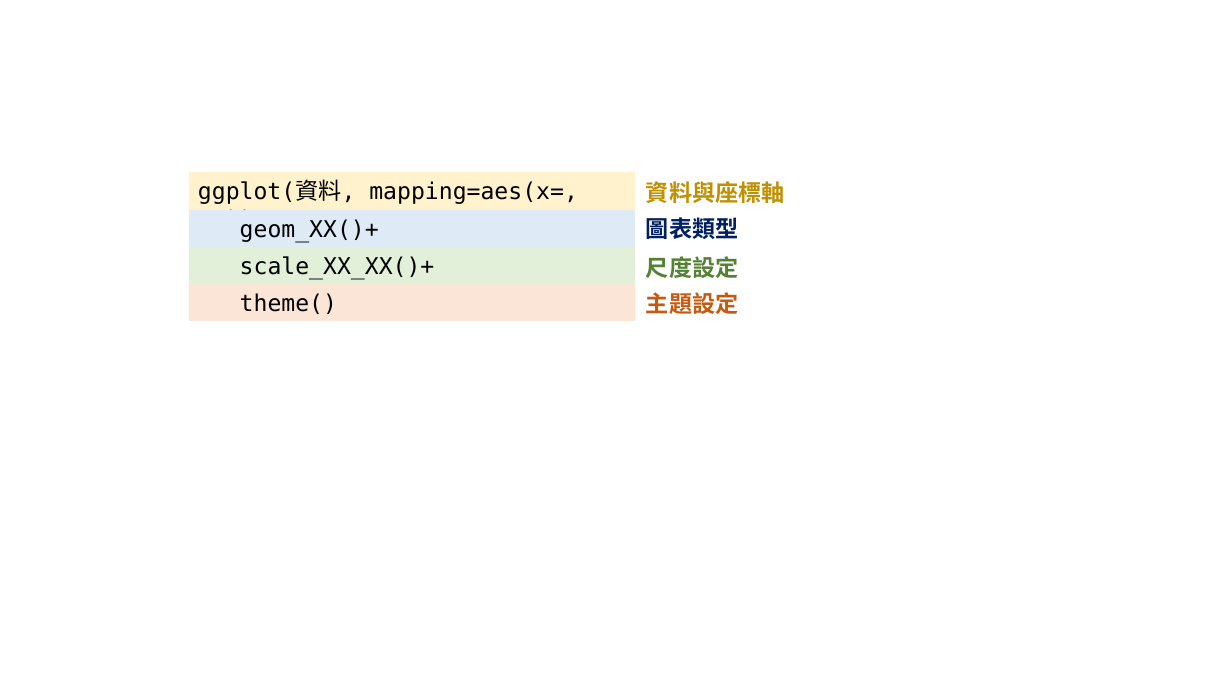
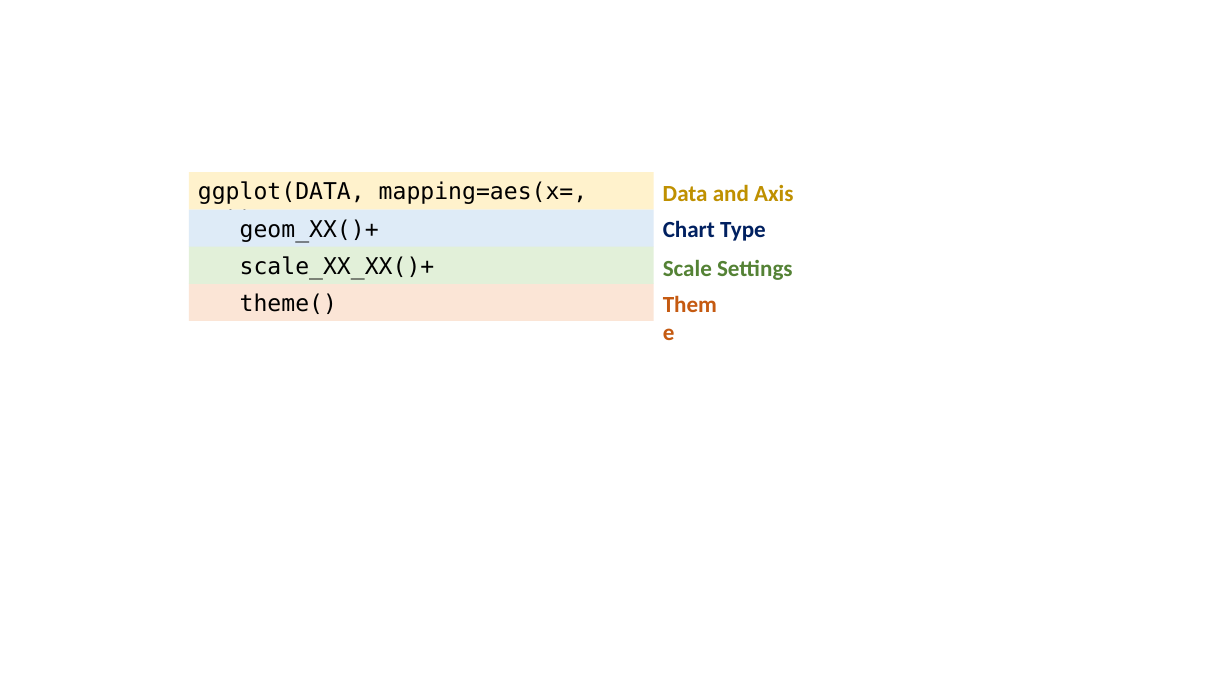
Before and after one commit to ChiaJung-Yeh/R-Transport-Analysis, a slide deck: slide 13 of figure/figure.pptx. Drawn at 1232x693 pixels with LibreOffice and Linux fonts; fonts in the diff are those of the drawing. Boxes give left, top, right and bottom in pixels: in the first picture for what was removed or moved away, otherwise in the second. Text is boxed around its words. In the diff, an @@ line names an element or a change of style, - is before the commit and + after.

```diff
--- a/figure/figure.pptx
+++ b/figure/figure.pptx
@@ rectangle "ggplot(DATA, mapping=aes(x=, y=))+": place and size @@
-rectangle "ggplot(DATA, mapping=aes(x=, y=))+" at box(189, 172, 635, 209)
+rectangle "ggplot(DATA, mapping=aes(x=, y=))+" at box(189, 172, 653, 209)
@@ text in rectangle at box(198, 181, 588, 233): text changed @@
-ggplot(資料, mapping=aes(x=, y=))+
+ggplot(DATA, mapping=aes(x=, y=))+
@@ text at box(663, 184, 793, 201): text changed; font Noto Sans CJK SC to Calibri @@
-資料與座標軸
+Data and Axis
@@ rectangle "geom_XX()+": place and size @@
-rectangle "geom_XX()+" at box(189, 210, 635, 247)
+rectangle "geom_XX()+" at box(189, 210, 653, 247)
@@ text at box(663, 220, 766, 241): text changed; font Noto Sans CJK SC to Calibri @@
-圖表類型
+Chart Type
@@ rectangle "scale_XX_XX()+": place and size @@
-rectangle "scale_XX_XX()+" at box(189, 247, 635, 284)
+rectangle "scale_XX_XX()+" at box(189, 247, 653, 284)
@@ text at box(663, 259, 793, 280): text changed; font Noto Sans CJK SC to Calibri @@
-尺度設定
+Scale Settings
@@ rectangle "theme()": place and size @@
-rectangle "theme()" at box(189, 284, 635, 321)
+rectangle "theme()" at box(189, 284, 653, 321)
@@ text at box(240, 293, 337, 314): text changed; font Noto Sans CJK SC to Calibri @@
-主題設定
+Theme
```
Also in this commit, not shown: 12 other files.
